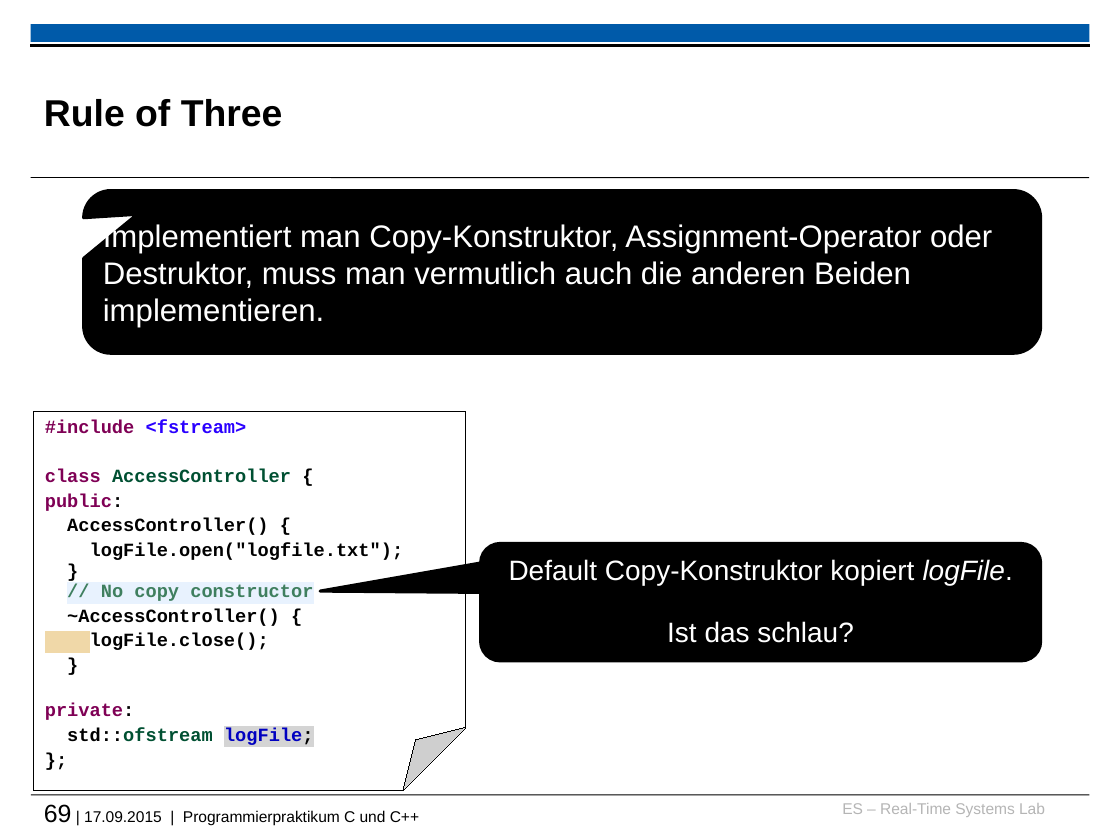
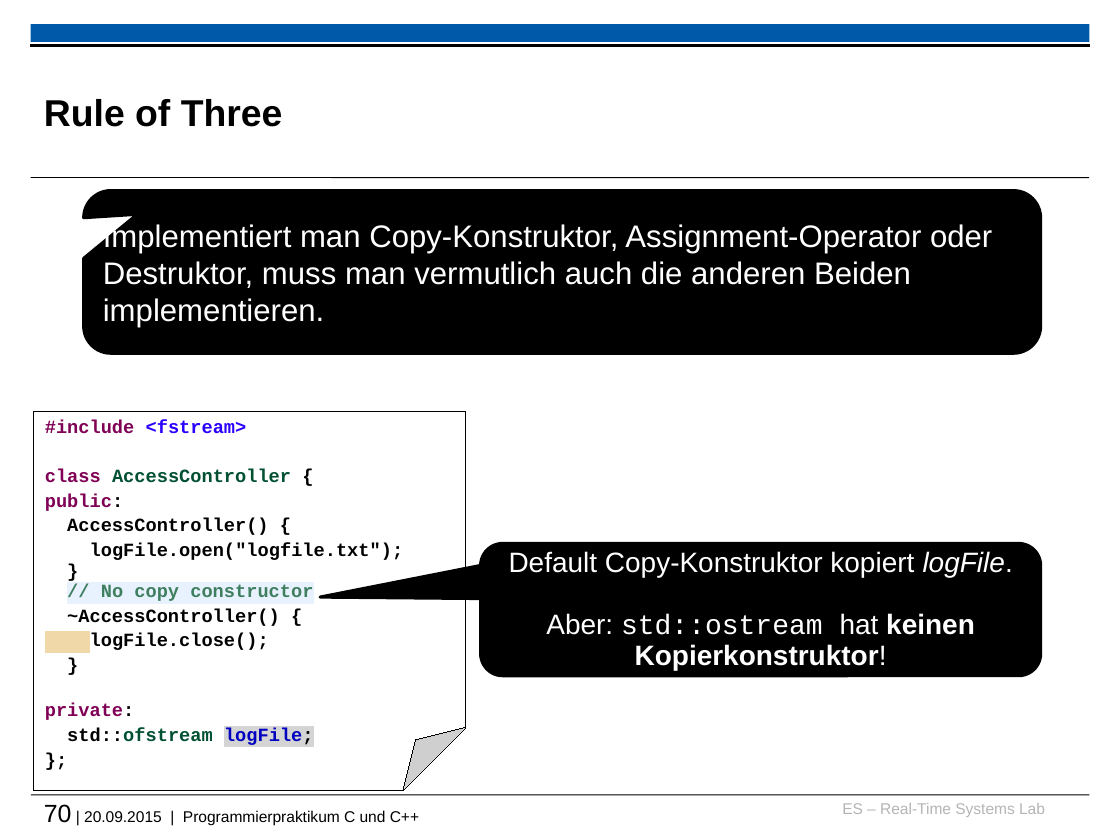
Before and after one commit to h82k/tud-cppp, a slide deck: slide 70 of cppp_lecture.pptx (slide 69 before the commit). Drawn at 1120x840 pixels with LibreOffice and Linux fonts; fonts in the diff are those of the drawing; background and template pictures are left out. Boxes give left, top, right and bottom in pixels: in the first picture for what was removed or moved away, otherwise in the second. Text is boxed around its words. In the diff, an @@ line names an element or a change of style, - is before the commit and + after.

```diff
--- a/cppp_lecture.pptx
+++ b/cppp_lecture.pptx
@@ rounded speech box "Default Copy-Konstruktor kopiert logFile. Aber: ..." resized from (x1=480, y1=543, x2=1040, y2=661) to (x1=480, y1=543, x2=1040, y2=675) @@
@@ text in rounded speech box at (x1=509, y1=551, x2=1013, y2=670): text changed @@
-Default Copy-Konstruktor kopiert logFile.
-Ist das schlau?
+Default Copy-Konstruktor kopiert logFile.
+Aber: std::ostream hat keinen Kopierkonstruktor!
@@ text at (x1=44, y1=804, x2=419, y2=825): text changed @@
-69 | 17.09.2015 | Programmierpraktikum C und C++
+70 | 20.09.2015 | Programmierpraktikum C und C++
```
Also in this commit, not shown: 9 other slides changed, 2 slides added, 1 slide removed, 1 other file.
